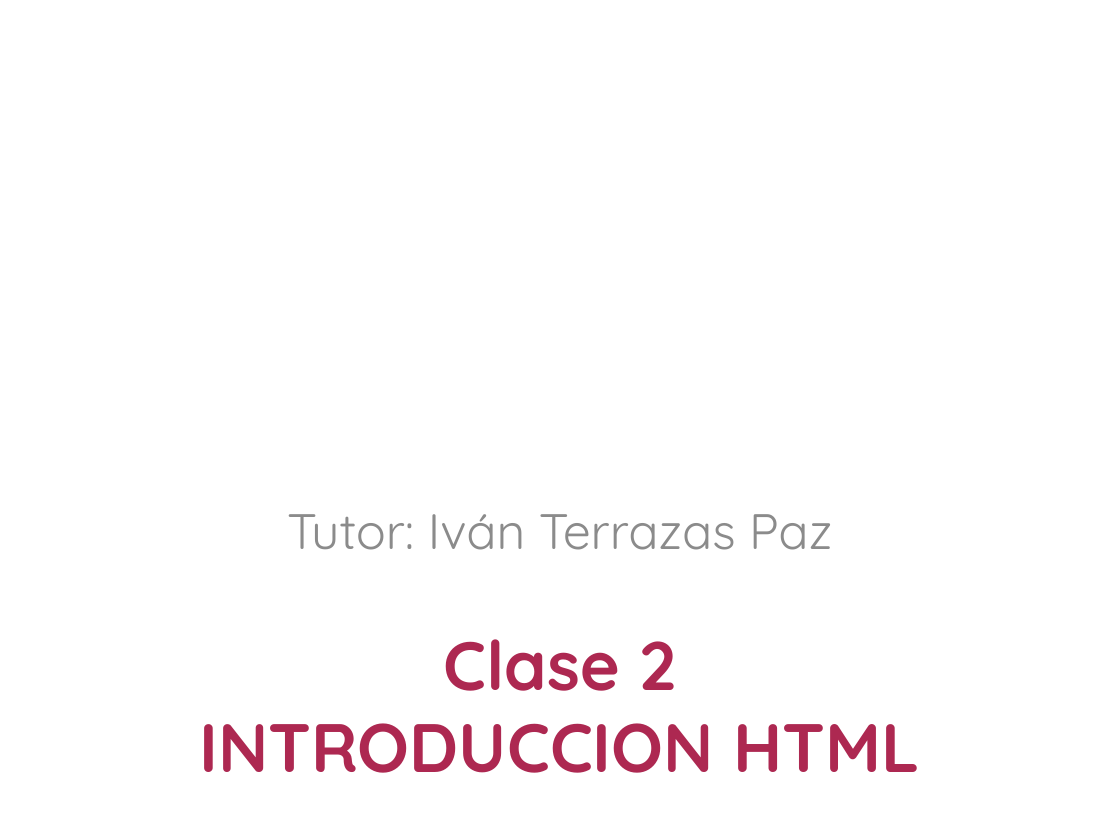
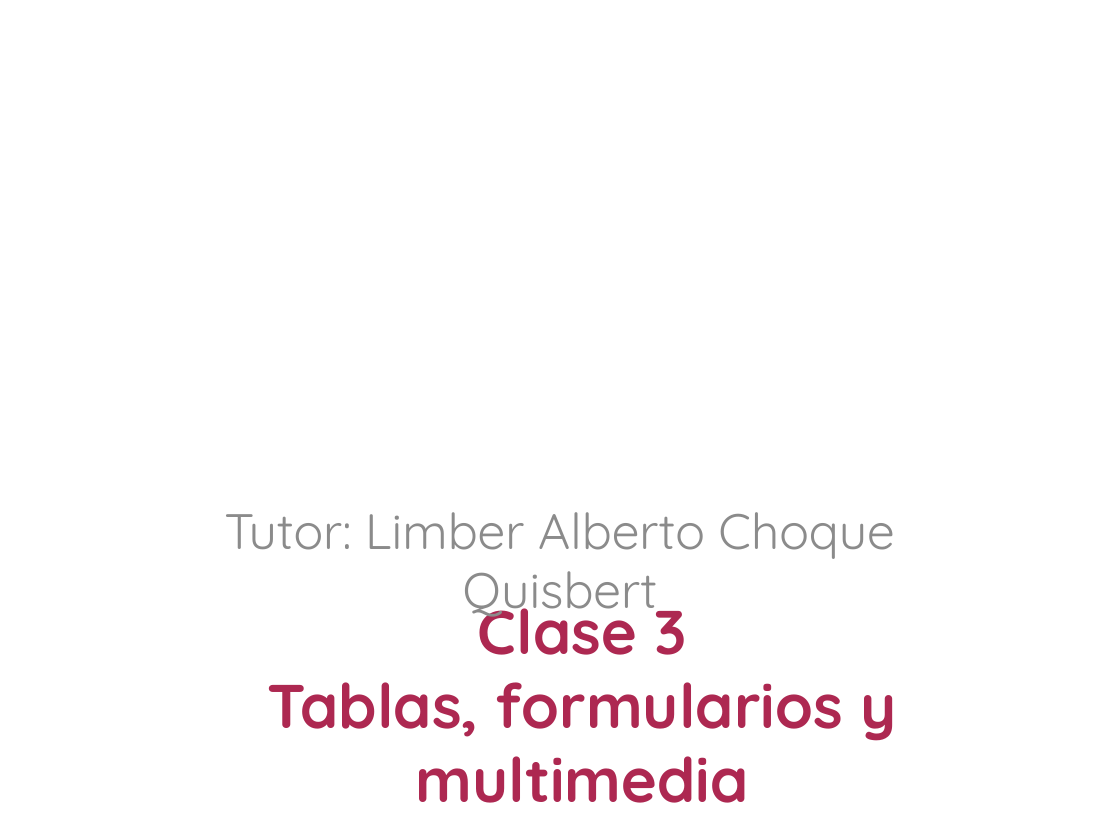
Before and after one commit to GEFullStackWeb/Sesiones, a slide deck: slide 1 of Sesion_2/Clase2_HTML.pptx. Drawn at 1120x840 pixels with LibreOffice and Linux fonts; fonts in the diff are those of the drawing; background and template pictures are left out. Boxes give left, top, right and bottom in pixels: in the first picture for what was removed or moved away, otherwise in the second. Text is boxed around its words. In the diff, an @@ line names an element or a change of style, - is before the commit and + after.

```diff
--- a/Sesion_2/Clase2_HTML.pptx
+++ b/Sesion_2/Clase2_HTML.pptx
@@ subtitle at bbox=[224, 512, 894, 622]: text changed @@
-Tutor: Iván Terrazas Paz
+Tutor: Limber Alberto Choque Quisbert
@@ title at bbox=[268, 591, 896, 803]: text changed; size 44 to 39.6 pt @@
-Clase 2
-INTRODUCCION HTML
+Clase 3
+Tablas, formularios y multimedia
```
Also in this commit, not shown: 1 other slide changed, 5 slides added, 5 slides removed.
